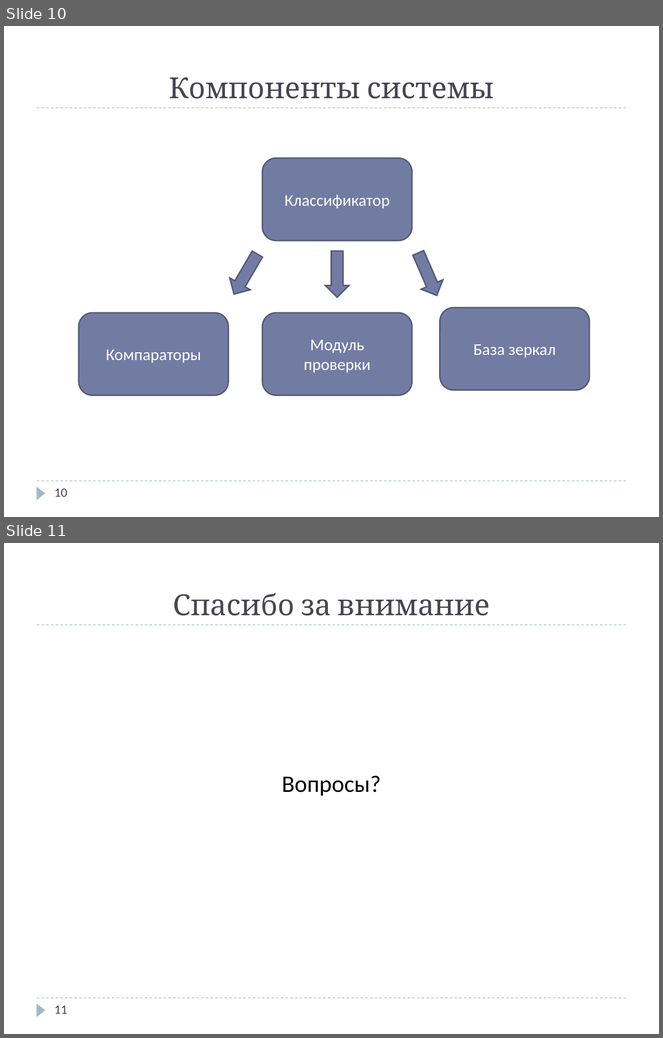
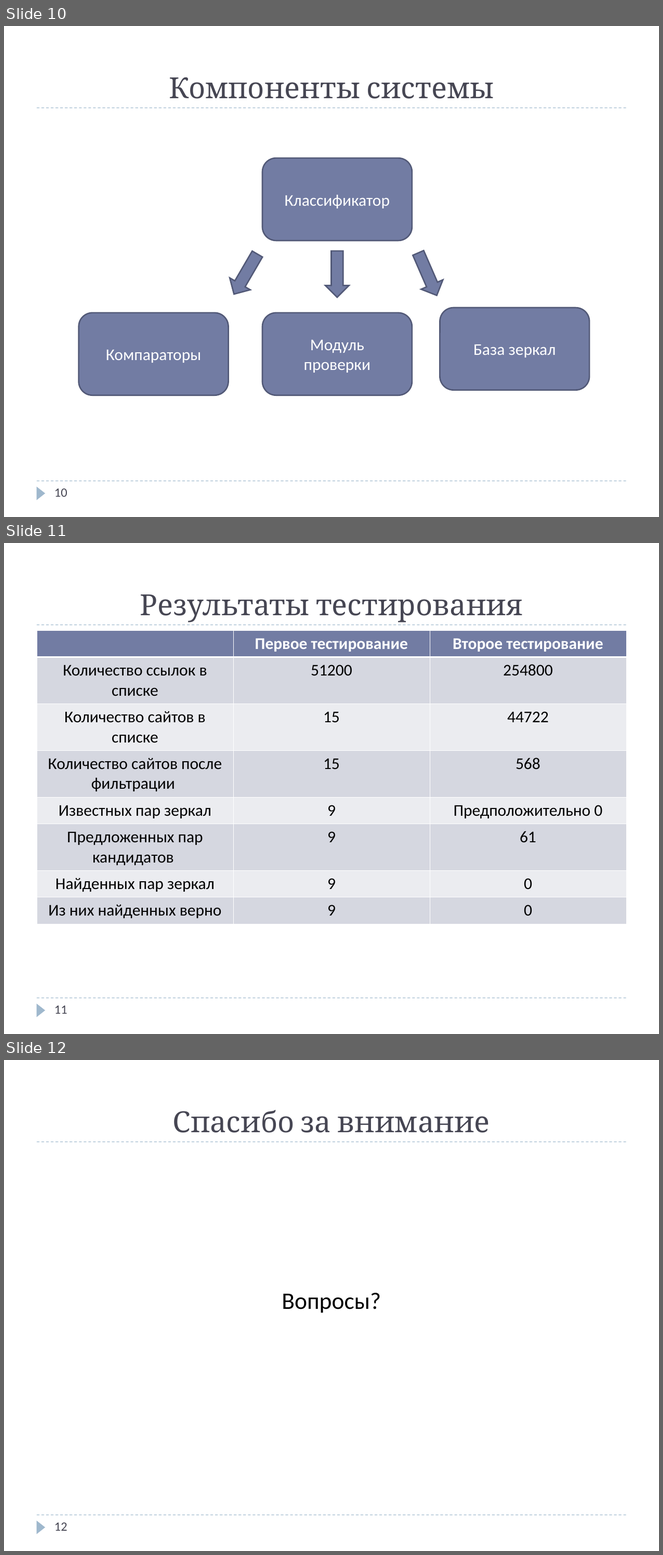
Before and after one commit to Blooof/bach, a slide deck: final/Defence.ppt. Shown one above the other, each under a label of ours: slides 10 and 11 before the commit, slides 10, 11 and 12 after it. The pictures are 663x1038 and 663x1555 pixels, drawn with LibreOffice and Linux fonts; fonts in the diff are those of the drawing. Boxes give left, top, right and bottom in pixels: in the first picture for what was removed or moved away, otherwise in the second. Text is boxed around its words. In the diff, an @@ line names an element or a change of style, - is before the commit and + after.

```diff
--- a/final/Defence.ppt
+++ b/final/Defence.ppt
@@ slide 11 added at box(4, 543, 659, 1034), background #FFFFFF; not listed: 3 template elements that a slide beside it also shows @@
@@ title added at box(140, 594, 522, 623), 32 pt, text #464653 @@
+Результаты тестирования
@@ table added at box(37, 630, 626, 921), 8 rows, 3 columns @@
+ | Первое тестирование | Второе тестирование
+Количество ссылок в списке | 51200 | 254800
+Количество сайтов в списке | 15 | 44722
+Количество сайтов после фильтрации | 15 | 568
+Известных пар зеркал | 9 | Предположительно 0
+Предложенных пар кандидатов | 9 | 61
+Найденных пар зеркал | 9 | 0
+Из них найденных верно | 9 | 0
@@ page number added at box(54, 1006, 67, 1014), 14 pt, text #464653 @@
+11
@@ what was slide 11 is now slide 12 @@
@@ page number at box(54, 1523, 67, 1531): text changed @@
-11
+12
```
Also in this commit, not shown: 1 other file.
